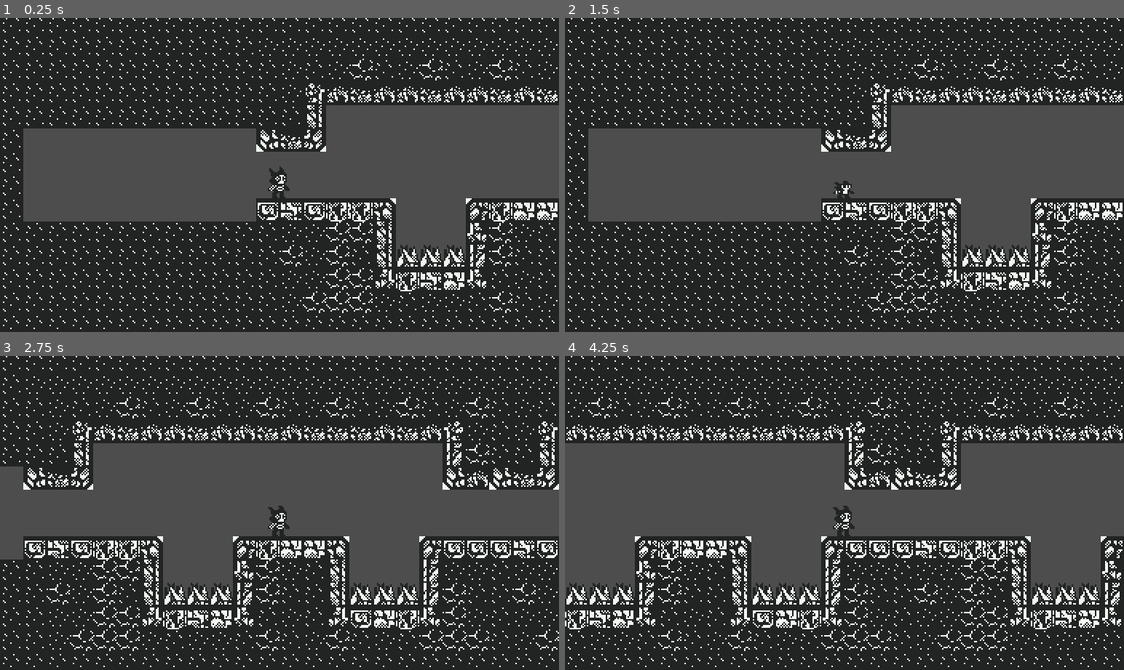
Above: before the commit, frames 1-4 (two rows, left to right).
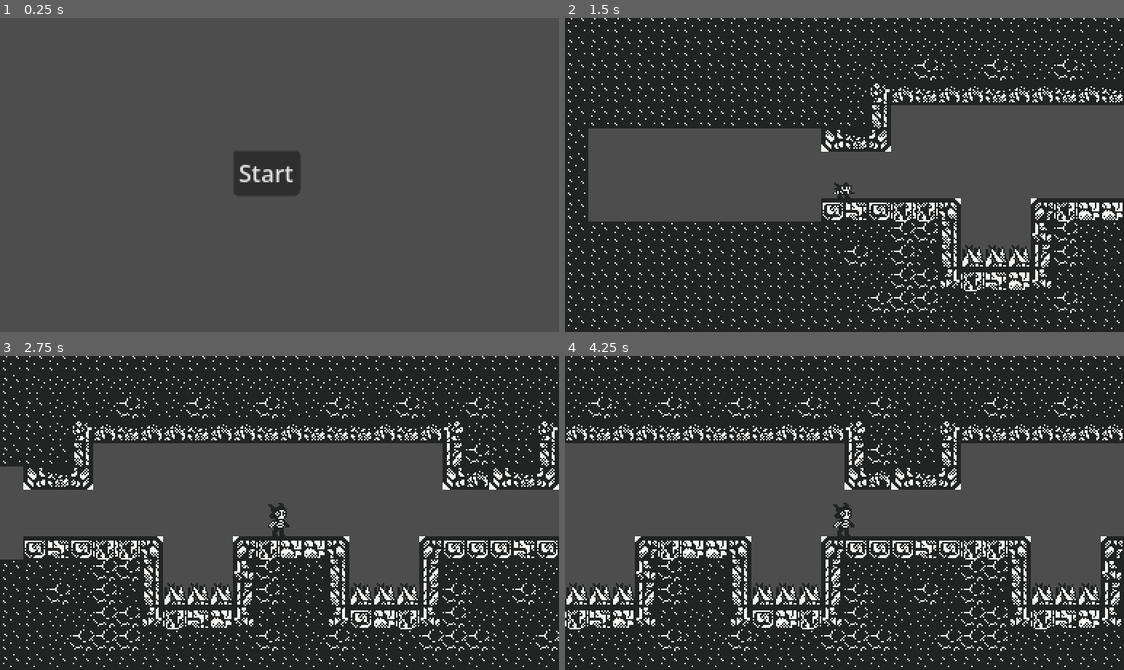
Above: after the commit, the same moments.

Repository: SpeedOfSmell/cryptid-caper
Game: Godot game, scene res://assets/game/game_manager.tscn
Two runs of this game, one before a commit and one after it. Both use one fixed random seed, a clock stepped at 60 frames per second and the inputs below.
Inputs (mouse positions are in pixels of both pictures, inside the frame that each line leads up to):
- Up to frame 1 (0.25 s): no input
- Up to frame 2 (1.5 s): click (833, 171) at 0.5 s, where only the run after the commit has a clickable "Start"; hold D (walk_right) from 1.28 s (still down); hold S (duck) from 1.28 s (still down)
- Up to frame 3 (2.75 s): keep holding D (walk_right); tap Space (jump) at 1.52, 2.27 s; release S (duck) at 2.03 s; tap S (duck) at 2.1 s
- Up to frame 4 (4.25 s): release D (walk_right) at 2.78 s; hold A (walk_left) 2.78-3.53 s; hold S (duck) 2.78-3.53 s; hold D (walk_right) from 3.53 s (still down); tap S (duck) at 3.6 s; tap Space (jump) at 3.77 s

The runs differ from the first frame. In frame 1, 73% of the frame differs, in the area x 0-100%, y 0-100%; in frame 2, less than 0.1%; in frame 3, 0.1%; in frame 4, 0.1%.

Commit message:
add basic main menu with a game state machine to handle switching screens

Diff:
--- /dev/null
+++ b/assets/game/game_manager.gd
@@ -0,0 +1,47 @@
+extends Node
+
+@export var _main_menu_scene: PackedScene
+@export var _game_scene: PackedScene
+@export var _game_over_scene: PackedScene
+
+const VALID_TRANSITIONS := {
+	States.GameState.MAIN_MENU: [States.GameState.GAME],
+	States.GameState.GAME: [States.GameState.MAIN_MENU, States.GameState.GAME_OVER],
+	States.GameState.GAME_OVER: [States.GameState.MAIN_MENU, States.GameState.GAME]
+}
+const INITIAL_STATE := States.GameState.MAIN_MENU
+
+var _state_machine: StateMachine
+var _state_scenes: Dictionary
+var _current_screen: Node
+
+# Called when the node enters the scene tree for the first time.
+func _ready():
+	_state_scenes = {
+		States.GameState.MAIN_MENU: _main_menu_scene,
+		States.GameState.GAME: _game_scene,
+		States.GameState.GAME_OVER: _game_over_scene
+	}
+
+	_state_machine = StateMachine.new(VALID_TRANSITIONS)
+	_state_machine.state_changed.connect(_on_state_changed)
+	_state_machine.change_state(INITIAL_STATE)
+
+# The screens are responsible for emitting the signal connected to this method to specify when to
+# switch screens and to which screen to switch
+func _on_transition_requested(state: States.GameState):
+	_state_machine.change_state(state)
+
+# Once the state machine has verified the transition is valid, it will emit the signal connected to
+# this method to signal to the game manager to make the switch
+func _on_state_changed(from: int, to: int, context: Dictionary) -> void:
+	_change_screen(to)
+
+func _change_screen(state: int):
+	if _current_screen:
+		_current_screen.queue_free()
+
+	_current_screen = _state_scenes[state].instantiate()
+	add_child(_current_screen)
+
+	_current_screen.transition_requested.connect(_on_transition_requested)
--- a/assets/game/game_manager.tscn
+++ b/assets/game/game_manager.tscn
@@ -1,20 +1,10 @@
 [gd_scene format=3 uid="uid://cxwdpb4m6ahak"]
 
-[ext_resource type="Script" uid="uid://dnkdnq7pum2mv" path="res://assets/game/room_manager/room_manager.gd" id="1_66d57"]
-[ext_resource type="AudioStream" uid="uid://dim3bd5t0xqr6" path="res://assets/audio/music/test_music.wav" id="2_me7jj"]
-[ext_resource type="PackedScene" uid="uid://b1jbsp8xj45we" path="res://assets/game/room_manager/player/player.tscn" id="3_nm2dn"]
-[ext_resource type="Script" uid="uid://bnatdry6yu4yv" path="res://assets/game/room_manager/room_generator.gd" id="3_seigl"]
-[ext_resource type="PackedScene" uid="uid://c3l28xjwi58ex" path="res://assets/game/room_manager/room.tscn" id="4_nm2dn"]
-[ext_resource type="Resource" uid="uid://cckd2ggtqurop" path="res://assets/game/room_manager/chunks/chunk_library.tres" id="5_bedwy"]
+[ext_resource type="Script" uid="uid://b6ygmhsjsbbk0" path="res://assets/game/game_manager.gd" id="1_ne7se"]
+[ext_resource type="PackedScene" uid="uid://p8j6gwwm7x8d" path="res://assets/game/room_manager/room_manager.tscn" id="2_684gi"]
+[ext_resource type="PackedScene" uid="uid://dkabx8v2yxqy1" path="res://assets/game/main_menu/main_menu.tscn" id="2_seigl"]
 
 [node name="Game Manager" type="Node" unique_id=175650822]
-
-[node name="Room Manager" type="Node" parent="." unique_id=2010213947]
-script = ExtResource("1_66d57")
-music = ExtResource("2_me7jj")
-_player_scene = ExtResource("3_nm2dn")
-
-[node name="Room Generator" type="Node" parent="Room Manager" unique_id=1678689634]
-script = ExtResource("3_seigl")
-_room_scene = ExtResource("4_nm2dn")
-_chunk_library = ExtResource("5_bedwy")
+script = ExtResource("1_ne7se")
+_main_menu_scene = ExtResource("2_seigl")
+_game_scene = ExtResource("2_684gi")
--- /dev/null
+++ b/assets/game/main_menu/main_menu.gd
@@ -0,0 +1,7 @@
+extends Control
+
+signal transition_requested(state: States.GameState)
+
+
+func _on_play_button_pressed():
+	transition_requested.emit(States.GameState.GAME)
--- /dev/null
+++ b/assets/game/main_menu/main_menu.tscn
@@ -0,0 +1,25 @@
+[gd_scene format=3 uid="uid://dkabx8v2yxqy1"]
+
+[ext_resource type="Script" uid="uid://cxv7h5171rn3j" path="res://assets/game/main_menu/main_menu.gd" id="1_7bqh3"]
+
+[node name="MainMenu" type="Control" unique_id=1141875741]
+layout_mode = 3
+anchors_preset = 15
+anchor_right = 1.0
+anchor_bottom = 1.0
+grow_horizontal = 2
+grow_vertical = 2
+script = ExtResource("1_7bqh3")
+
+[node name="VBoxContainer" type="VBoxContainer" parent="." unique_id=1281614090]
+layout_mode = 0
+offset_left = 160.0
+offset_top = 91.0
+offset_right = 206.0
+offset_bottom = 131.0
+
+[node name="PlayButton" type="Button" parent="VBoxContainer" unique_id=994696537]
+layout_mode = 2
+text = "Start"
+
+[connection signal="pressed" from="VBoxContainer/PlayButton" to="." method="_on_play_button_pressed"]
--- a/assets/game/room_manager/room_manager.gd
+++ b/assets/game/room_manager/room_manager.gd
@@ -1,4 +1,6 @@
 extends Node
+
+signal transition_requested(state: States.GameState)
 
 @export var music: Resource
 @export var _player_scene: PackedScene
--- /dev/null
+++ b/assets/game/room_manager/room_manager.tscn
@@ -0,0 +1,18 @@
+[gd_scene format=3 uid="uid://p8j6gwwm7x8d"]
+
+[ext_resource type="Script" uid="uid://dnkdnq7pum2mv" path="res://assets/game/room_manager/room_manager.gd" id="1_al643"]
+[ext_resource type="AudioStream" uid="uid://dim3bd5t0xqr6" path="res://assets/audio/music/test_music.wav" id="2_5ags4"]
+[ext_resource type="PackedScene" uid="uid://b1jbsp8xj45we" path="res://assets/game/room_manager/player/player.tscn" id="3_5prif"]
+[ext_resource type="Script" uid="uid://bnatdry6yu4yv" path="res://assets/game/room_manager/room_generator.gd" id="4_rasos"]
+[ext_resource type="PackedScene" uid="uid://c3l28xjwi58ex" path="res://assets/game/room_manager/room.tscn" id="5_t624x"]
+[ext_resource type="Resource" uid="uid://cckd2ggtqurop" path="res://assets/game/room_manager/chunks/chunk_library.tres" id="6_p0uuc"]
+
+[node name="Room Manager" type="Node" unique_id=1475098114]
+script = ExtResource("1_al643")
+music = ExtResource("2_5ags4")
+_player_scene = ExtResource("3_5prif")
+
+[node name="Room Generator" type="Node" parent="." unique_id=1339619944]
+script = ExtResource("4_rasos")
+_room_scene = ExtResource("5_t624x")
+_chunk_library = ExtResource("6_p0uuc")
--- /dev/null
+++ b/assets/game/state_machine.gd
@@ -0,0 +1,24 @@
+class_name StateMachine
+extends RefCounted
+
+signal state_changed(from_state, to_state, context)
+
+var current_state: int
+var transitions: Dictionary
+
+#since we don't initialize with a state, make sure to set state after creation and connecting the state emit event
+func _init(transition_table: Dictionary) -> void:
+	current_state = -1
+	transitions = transition_table
+
+func can_transition_to(new_state: int) -> bool:
+	return new_state in transitions.get(current_state, [])
+
+func change_state(new_state: int, context: Dictionary = {}) -> bool:
+	if not current_state == -1 and not can_transition_to(new_state):
+		printerr("Illegal transition: %d -> %d" % [current_state, new_state])
+		return false
+	var old_state = current_state
+	current_state = new_state
+	state_changed.emit(old_state, new_state, context)
+	return true
--- /dev/null
+++ b/assets/global/states.gd
@@ -0,0 +1,3 @@
+extends Node
+
+enum GameState { MAIN_MENU, GAME, GAME_OVER }
--- a/project.godot
+++ b/project.godot
@@ -19,6 +19,7 @@
 
 PlayerManager="*uid://vnde0omvvvk6"
 AudioManager="*uid://ch2dbl64kt67y"
+States="*uid://dujlikvrn20l1"
 
 [display]
 
Not shown, added: assets/game/game_manager.gd.uid
Not shown, added: assets/game/main_menu/main_menu.gd.uid
Not shown, added: assets/game/state_machine.gd.uid
Not shown, added: assets/global/states.gd.uid
